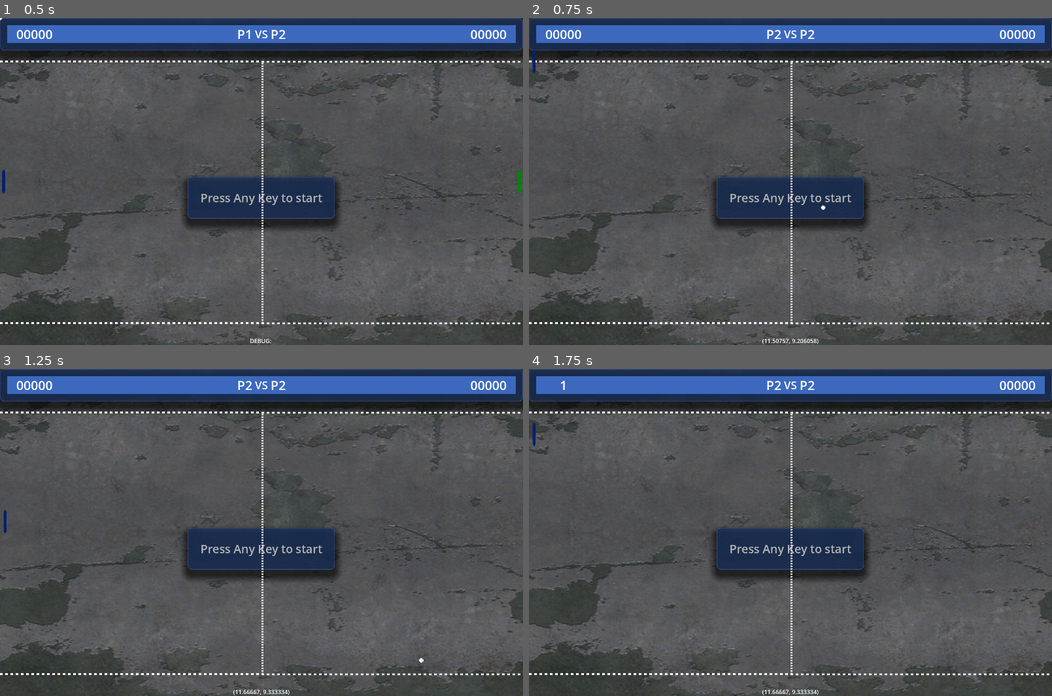
Above: before the commit, frames 1-4 (two rows, left to right).
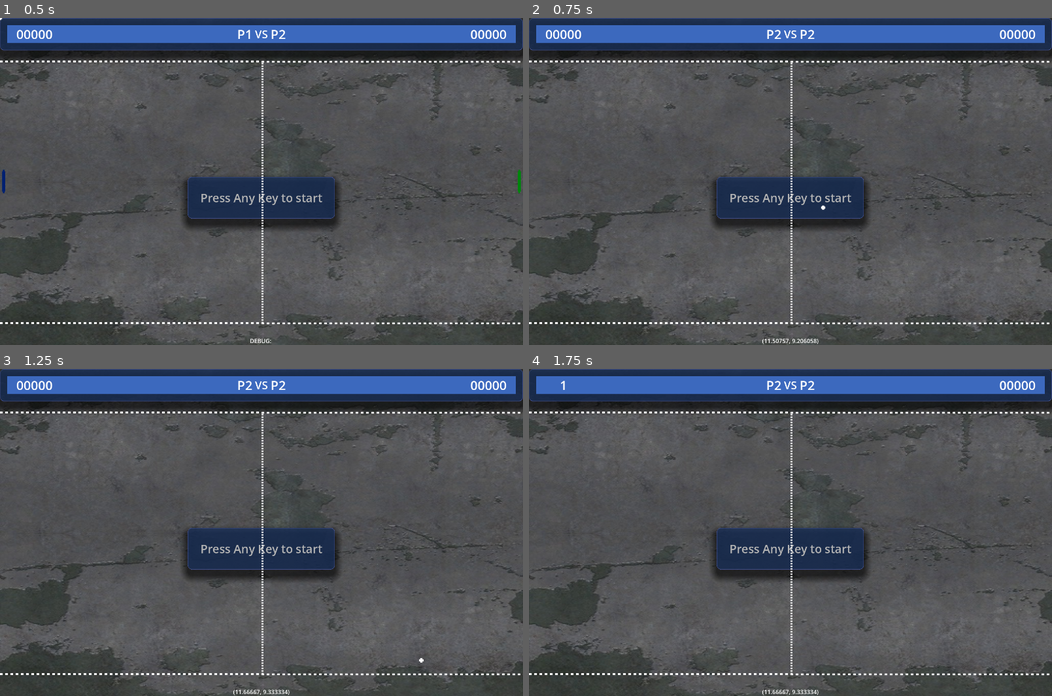
Above: after the commit, the same moments.

Repository: Fox-Alpha/Pong_Godot_4_Multiplayer
Game: Godot game, scene res://scenes/game/Pong_40.tscn
Two runs of this game, one before a commit and one after it. Both use one fixed random seed, a clock stepped at 60 frames per second and the inputs below. This scene is started directly instead of the project's main scene.
Inputs (mouse positions are in pixels of both pictures, inside the frame that each line leads up to):
- Up to frame 1 (0.5 s): no input
- Up to frame 2 (0.75 s): tap Enter at 0.5 s; move the mouse to (905, 165) at 0.52 s; hold W (p1_up) from 0.53 s (still down); hold Down (p2_down) from 0.53 s (still down); click (905, 165) at 0.67 s
- Up to frame 3 (1.25 s): keep holding W (p1_up); keep holding Down (p2_down)
- Up to frame 4 (1.75 s): tap Enter at 1.25 s; move the mouse to (685, 548) at 1.27 s; release W (p1_up) at 1.28 s; release Down (p2_down) at 1.28 s; hold S (p1_down) from 1.28 s (still down); tap Up (p2_up) at 1.35 s

Frame 1 is identical in both runs. In frame 2, less than 0.1% of the frame differs, in the area x 0-2%, y 9-17%; in frame 3, less than 0.1%, in the area x 0-2%, y 43-51%; in frame 4, less than 0.1%.
Error in both runs: Invalid access to property or key 'shape' on a base object of type 'null instance'. (res://scripts/pong.gd:71)

Commit message:
Fix: get_vector() for input doesnt work without X and Y axis

Diff:
--- a/scenes/game/playground/paddle/paddle_controller.gd
+++ b/scenes/game/playground/paddle/paddle_controller.gd
@@ -35,8 +35,7 @@
 	var direction
 	match PlayerPaddle:
 		Player.PLAYER_1:
-			direction = Input.get_vector("", "", "p1_down", "p1_up")
-			#direction = Vector2(0, Input.get_action_strength("p1_down") - Input.get_action_strength("p1_up"))
+			direction = Vector2(0, Input.get_action_strength("p1_down") - Input.get_action_strength("p1_up"))
 		Player.PLAYER_2:
 			direction = Vector2(0, Input.get_action_strength("p2_down") - Input.get_action_strength("p2_up"))
 
